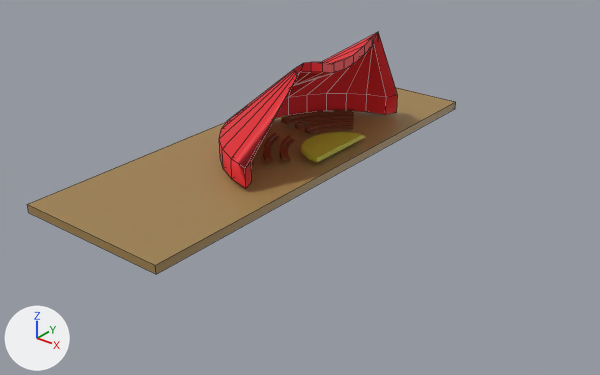
What one commit did to the FBX model Chapiteau.fbx.
One viewpoint serves both versions: a 50 mm lens placed at (67.1, -96.5, 52.2), pointed at (-1.5, -10.6, -1.1). Every picture has the same lights, and +X, +Y and +Z are marked at lower left. Mesh edges are drawn as thin lines on the coarser meshes. Where no turn or scale is listed for an object, it has been applied to the vertices. Vertices at the same position are counted once.

The scene before the commit, as lines of its bpy script (objects in view):
```python
me_circle = bpy.data.meshes.new('Circle')
me_circle.from_pydata(...)  # 70 vertices, 53 faces; spans x -6.36..0.0, y -6.36..6.36, z 0.0..0.44
me_circle.materials.append(mat_material)  # yellow #bcbc39
me_cube_001 = bpy.data.meshes.new('Cube.001')
me_cube_001.from_pydata(...)  # 12 vertices, 7 faces; spans x -25.1..0.5, y -40.7..31.8, z -0.6..0.6
me_cube_001.materials.append(mat_material_002)  # brown #9f824f
me_cube_002 = bpy.data.meshes.new('Cube.002')
me_cube_002.from_pydata(...)  # 97 vertices, 124 faces; spans x -18.4..0.0, y -19.4..19.4, z 1.0..17.8
me_cube_002.materials.append(mat_material_001)  # red #e7222c
ob_capiteau = bpy.data.objects.new('capiteau', me_cube_002)
ob_capiteau.location = (-1.6, -0.2, 0.3)
ob_circle = bpy.data.objects.new('Circle', me_circle)
ob_circle.location = (-1.7, 0.0, 1.4)
ob_cube = bpy.data.objects.new('Cube', me_cube_001)
ob_cube.location = (0.0, 0.0, 0.0)
# also in view: 'Circle.004' at (-11.1, 0.0, 1.7)
```
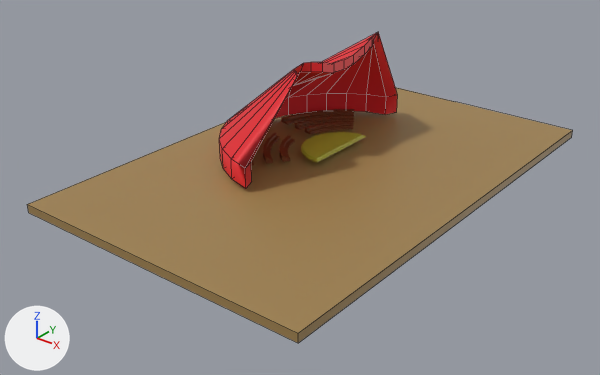
The change, as a list of edits to the scene's bpy script:
```text
Change me_cube_001:
    used by ob_cube; location = (0.0, 0.0, 0.0)
    remove me_cube_001.from_pydata(...)  # 12 vertices, 7 faces; spans x -25.1..0.5, y -40.7..31.8, z -0.6..0.6
    add me_cube_001.from_pydata(...)  # 12 vertices, 8 faces; spans x -25.1..22.3, y -40.7..31.8, z -0.6..0.6
    me_cube_001 part 1
    4 vertices are removed from x 0.5, y -40.7..31.8, z -0.6..0.6
    4 faces are deleted
    4 vertices are added at (22.3, -40.7, -0.6), (22.3, -40.7, 0.6), (22.3, 31.8, -0.6), (22.3, 31.8, 0.6)
    5 new faces join them
```

Location of each change, [x1, y1, x2, y2] in pixels of the pictures (600 x 375 px):
'Cube', reshaped (27% wider, 37% taller): before [27, 87, 456, 274]; after [27, 87, 573, 343]
